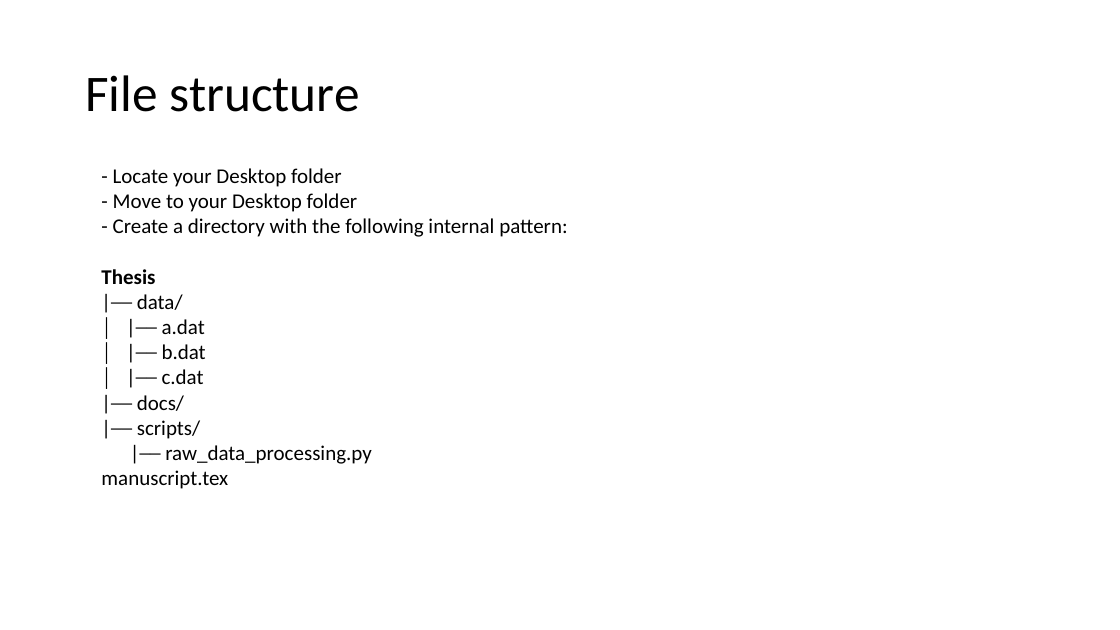
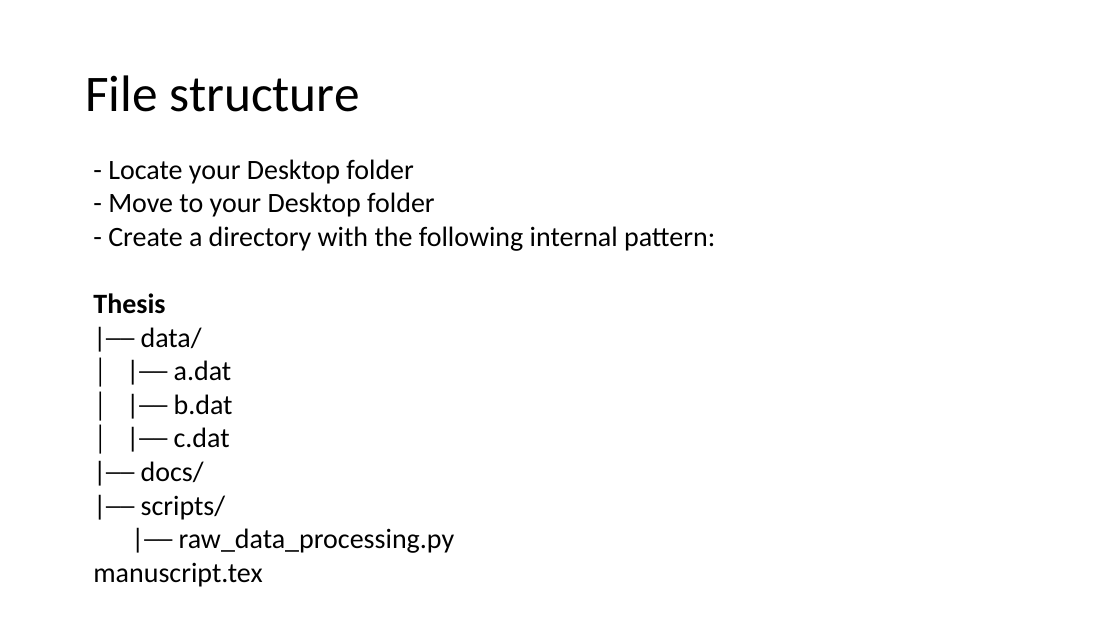
Before and after one commit to leilaicruz/Git4TUmembers_lesson, a slide deck: slide 9 of Unix Introduction (day 1).pptx. Drawn at 1120x630 pixels with LibreOffice and Linux fonts; fonts in the diff are those of the drawing. Boxes give left, top, right and bottom in pixels: in the first picture for what was removed or moved away, otherwise in the second. Text is boxed around its words. In the diff, an @@ line names an element or a change of style, - is before the commit and + after.

```diff
--- a/Unix Introduction (day 1).pptx
+++ b/Unix Introduction (day 1).pptx
@@ text "- Locate your Desktop folder": place and size @@
-text "- Locate your Desktop folder" at box(101, 168, 567, 489)
+text "- Locate your Desktop folder" at box(93, 159, 715, 587)
@@ text "- Locate your Desktop folder" at box(93, 159, 715, 587): size 18 to 24 pt @@
```
Also in this commit, not shown: 19 other files.
